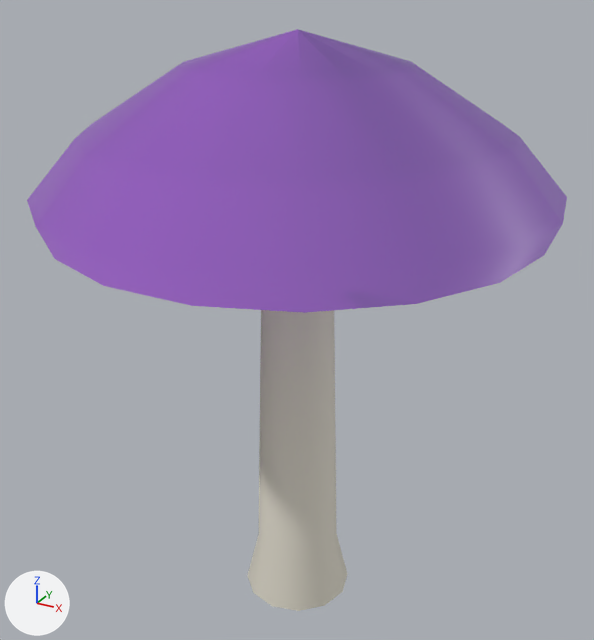
The glTF model games/adventure/assets/models/flora_glowcap.glb, before and after one commit.
Camera for both pictures: a 50 mm lens placed at (3.14, -5.72, 5.43), pointed at (-0.04, 0.06, 2.54). Lighting does not change. The marker at lower left points along +X, +Y and +Z. The picture after the commit comes second.

Before the edit, the objects in view are built like this:
```python
mat_cap = principled_material('cap')
mat_cap.base_color = (0.46, 0.08, 0.7)  # purple #b550da
mat_cap.roughness = 0.45
mat_cap.emission_color = (0.02, 0.06, 0.08)  # dark cyan #274550
mat_cap.emission_strength = 1.0
mat_stem = principled_material('stem')
mat_stem.base_color = (0.86, 0.82, 0.7)  # white #efeada
mat_stem.roughness = 0.7
me_glowcap_cap = bpy.data.meshes.new('glowcap_cap')
me_glowcap_cap.from_pydata(...)  # 117 vertices, 234 faces; spans x -2.1..2.1, y -2.07..2.07, z 3.4..4.95
me_glowcap_cap.materials.append(mat_cap)  # purple #b550da
me_glowcap_stem = bpy.data.meshes.new('glowcap_stem')
me_glowcap_stem.from_pydata(...)  # 82 vertices, 168 faces; spans x -0.5..0.5, y -0.5..0.5, z -0.2..3.6
me_glowcap_stem.materials.append(mat_stem)  # white #efeada
ob_crown = bpy.data.objects.new('Crown', me_glowcap_cap)
ob_crown.location = (0.0, 0.0, 0.0)
ob_trunk = bpy.data.objects.new('Trunk', me_glowcap_stem)
ob_trunk.location = (0.0, 0.0, 0.0)
```
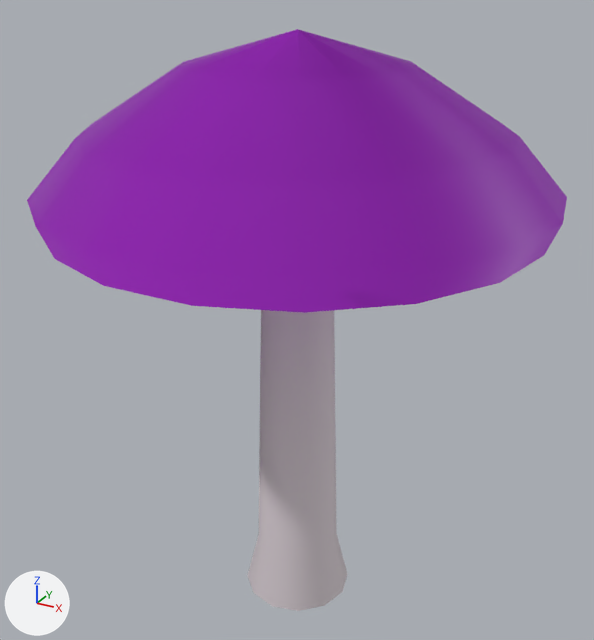
Edits to the bpy script that builds the scene:
```text
Change mat_stem:
    mat_stem.base_color: (0.86, 0.82, 0.7) -> (0.78, 0.7, 0.74)  # white #efeada -> white #e5dadf
Change mat_cap:
    mat_cap.base_color: (0.46, 0.08, 0.7) -> (0.34, 0.02, 0.52)  # purple #b550da -> purple #9e27bf
    mat_cap.emission_color: (0.02, 0.06, 0.08) -> (0.06, 0.0, 0.1)  # dark cyan #274550 -> dark purple #450059
```

Location of each change, [x1, y1, x2, y2] in pixels of the pictures (594 x 640 px):
'Crown', recoloured
    both: [27, 29, 567, 313]
